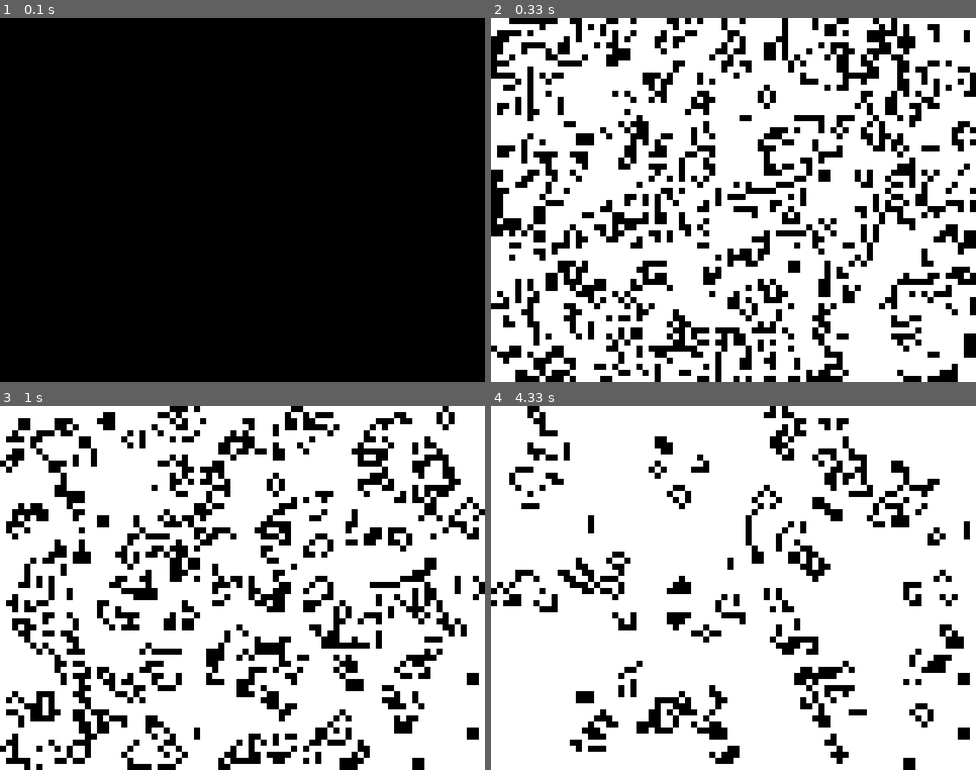
Above: before the commit, frames 1-4 (two rows, left to right).
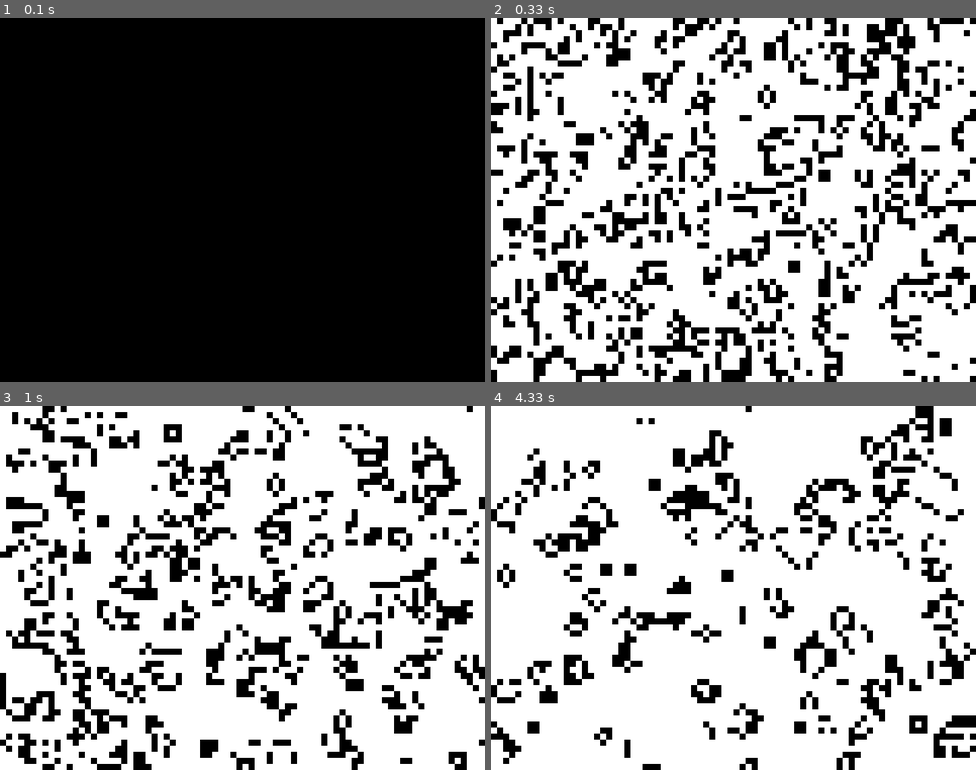
Above: after the commit, the same moments.

Repository: alexforcode/py_game_of_life
Game: pygame game, started from main.py
Two runs of this game, one before a commit and one after it. Both use one fixed random seed, a clock stepped at 60 frames per second and the inputs below.
Inputs:
- Up to frame 1 (0.1 s): no input
- Up to frame 2 (0.33 s): no input
- Up to frame 3 (1 s): no input
- Up to frame 4 (4.33 s): no input

Frame 1 is identical in both runs. In frame 2, 4.6% of the frame differs, in the area x 0-100%, y 0-100%; in frame 3, 10%; in frame 4, 21%.

Commit message:
Game of Life: "Borderless" grid

Diff:
--- a/data/grid.py
+++ b/data/grid.py
@@ -39,6 +39,7 @@
         for neighbour in self._neighbours:
             if neighbour.alive:
                 count += 1
+
         return count
 
     def draw(self, screen):
@@ -55,8 +56,14 @@
         self._build_grid()
 
     def _neighbour_index(self, col, row):
-        if col < 0 or row < 0 or col > self._cols - 1 or row > self._rows - 1:
-            return
+        if col < 0:
+            col = self._cols - 1
+        elif col > self._cols - 1:
+            col = 0
+        if row < 0:
+            row = self._rows - 1
+        elif row > self._rows - 1:
+            row = 0
         return col + row * self._cols
 
     def _add_neighbours(self, cell):
